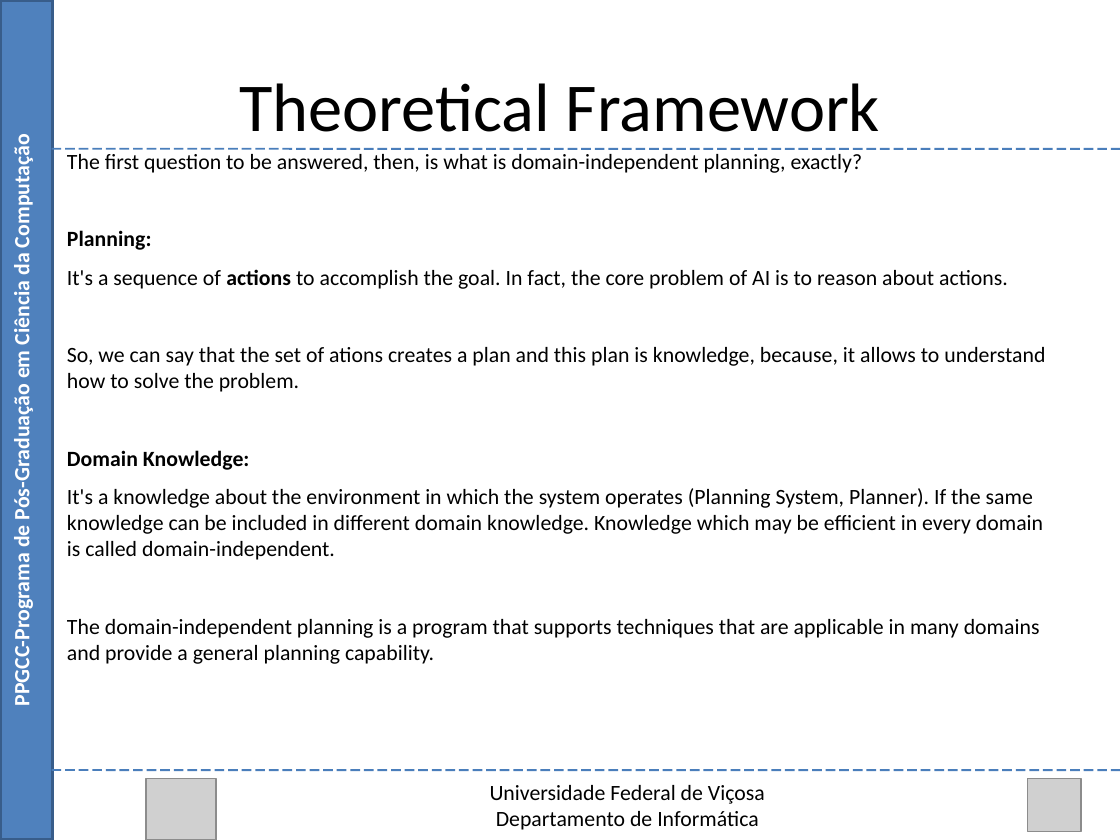
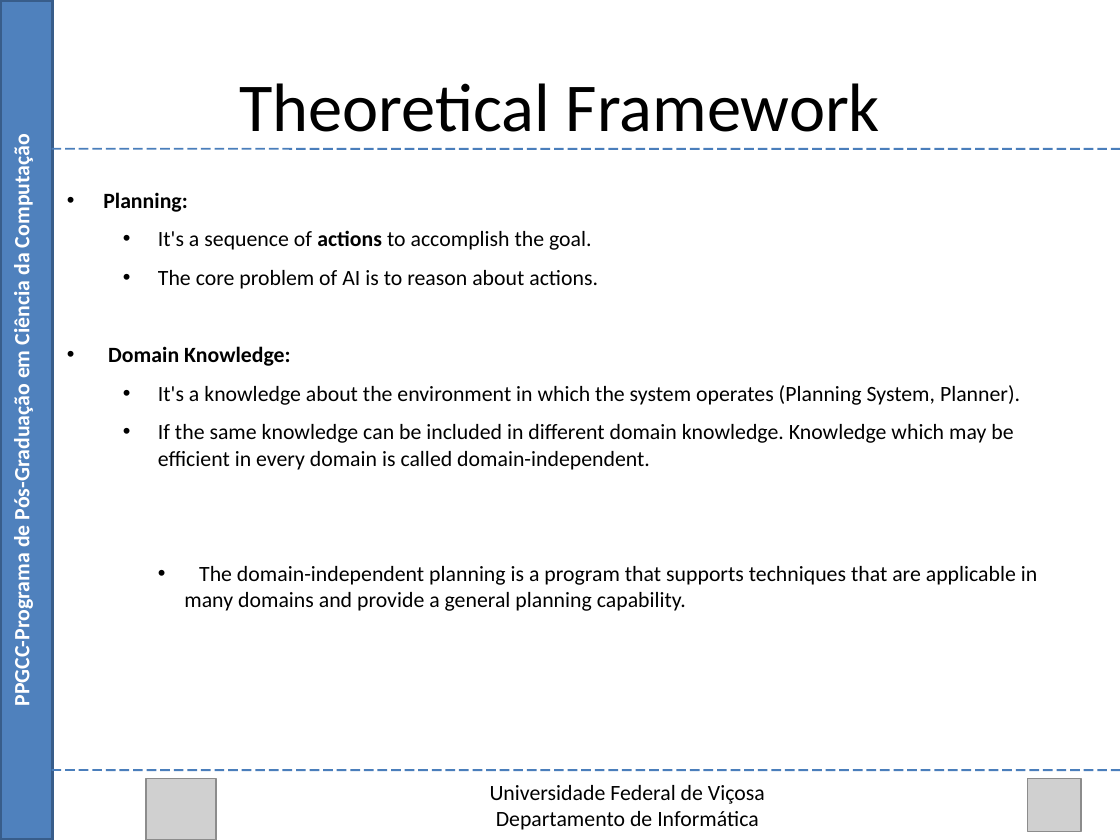
Before and after one commit to Marvinsky/research-marvin, a slide deck: slide 10 of latex/odp/selection heuristics.odp (slide 12 before the commit). Drawn at 1120x840 pixels with LibreOffice and Linux fonts; fonts in the diff are those of the drawing; grey boxes stand for pictures. Boxes give left, top, right and bottom in pixels: in the first picture for what was removed or moved away, otherwise in the second. Text is boxed around its words. In the diff, an @@ line names an element or a change of style, - is before the commit and + after.

```diff
--- a/latex/odp/selection heuristics.odp
+++ b/latex/odp/selection heuristics.odp
@@ text at <box>67,154,863,173</box>: paragraph removed @@
-The first question to be answered, then, is what is domain-independent planning, exactly?
@@ text at <box>103,192,1037,611</box>: bullet none to • @@
@@ text at <box>158,230,598,289</box>: text changed @@
-It's a sequence of actions to accomplish the goal. In fact, the core problem of AI is to reason about actions.
-So, we can say that the set of ations creates a plan and this plan is knowledge, because, it allows to understand how to solve the problem.
+  • It's a sequence of actions to accomplish the goal.
+  • The core problem of AI is to reason about actions.
@@ text at <box>158,385,1020,470</box>: text changed @@
-It's a knowledge about the environment in which the system operates (Planning System, Planner). If the same knowledge can be included in different domain knowledge. Knowledge which may be efficient in every domain is called domain-independent.
+  • It's a knowledge about the environment in which the system operates (Planning System, Planner).
+  • If the same knowledge can be included in different domain knowledge. Knowledge which may be efficient in every domain is called domain-independent.
```
Also in this commit, not shown: 9 other slides changed, 8 slides removed, 3 other files.
